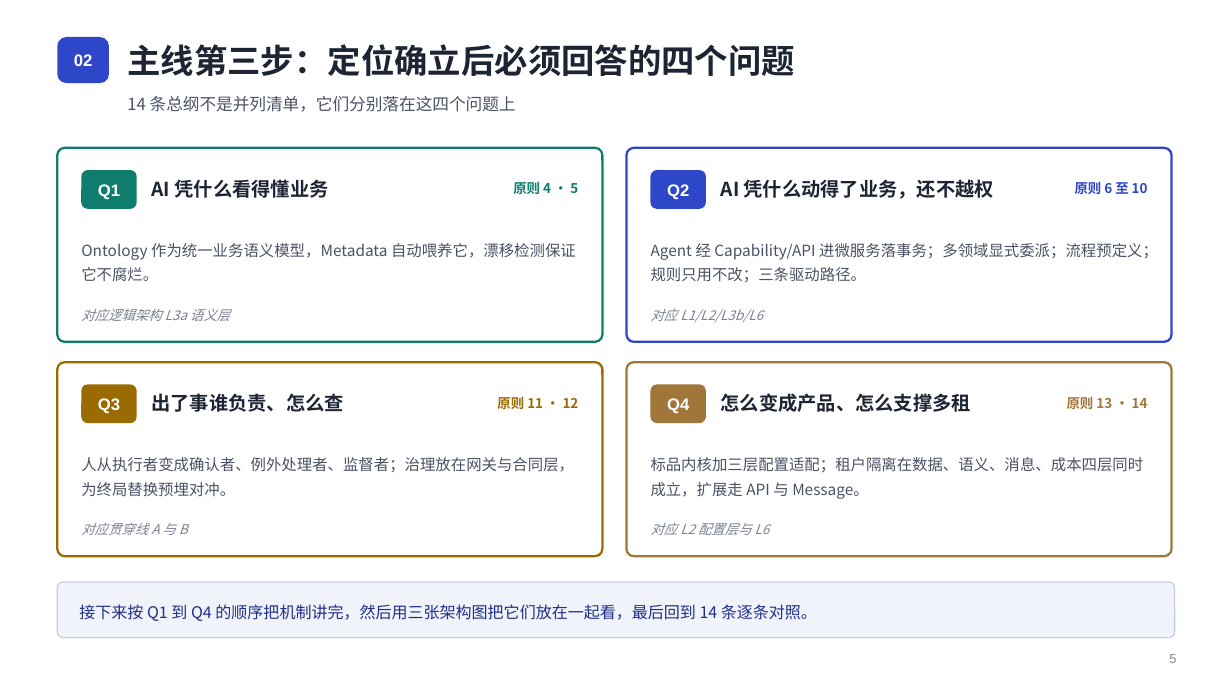
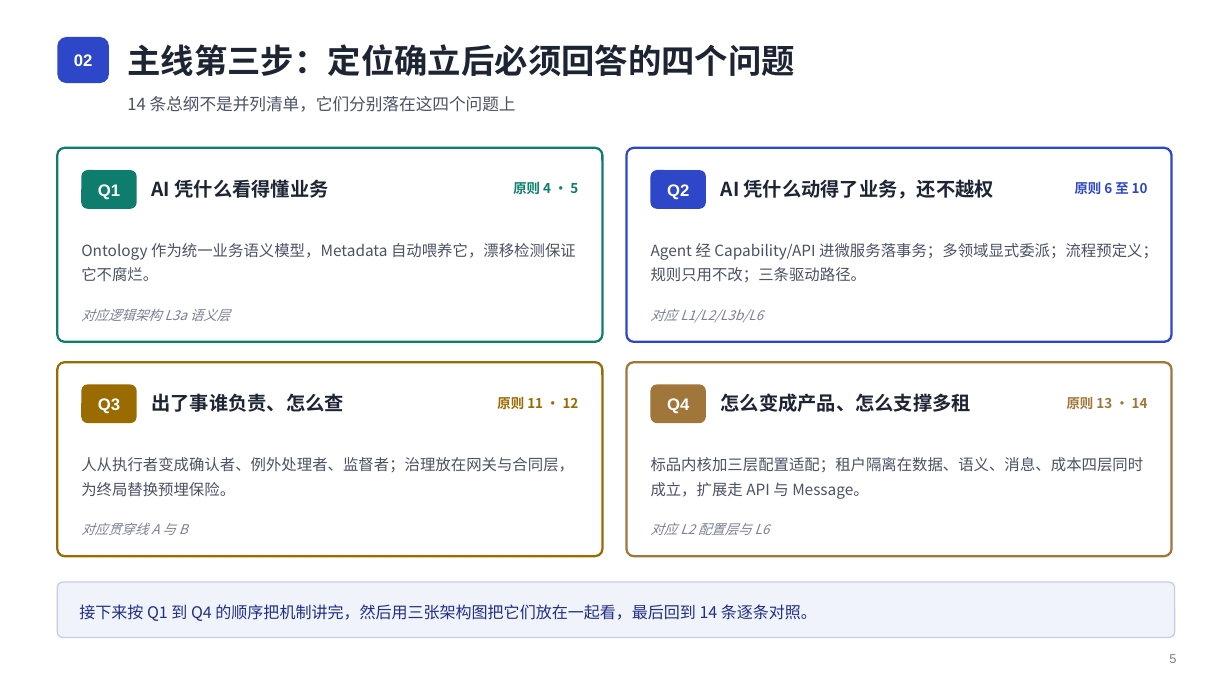
Before and after one commit to xiaohanarch/ERP-AI, a slide deck: slide 6 of docs/ERP-AI-L1参考架构-汇报版.pptx. Drawn at 1232x693 pixels with LibreOffice and Linux fonts; fonts in the diff are those of the drawing. Boxes give left, top, right and bottom in pixels: in the first picture for what was removed or moved away, otherwise in the second. Text is boxed around its words. In the diff, an @@ line names an element or a change of style, - is before the commit and + after.

Commit message:
docs: intro_v2 与汇报 PPT 黑话清理 —— 张力/口径/平价/对冲等 10 类术语换大白话
读者反馈「张力、口径这类词看不懂」，全文（HTML + PPT 31 页 + 两处源码注释
引用）统一替换为直白说法：

- 张力/张力点 → 冲突点（标题改「四个互相打架、需要表态的冲突点」）
- 口径 → 按语义拆分：权限标准 / 定义 / 定义层 / 与页面一致 /
  三个入口对照（三口径）/ 自动对账（口径互证）/ 含义（字段口径）等
- 平价 → 一致（权限平价测试 → 权限一致性测试；Java 注释同步改写）
- 对冲 → 保险（预埋对冲 → 预埋保险；替换的对冲 → 给终局替换留的保险）
- 锚点 → 基准（评测锚点 → 评测基准；版本锚点 → 版本标识；
  锚定 → 断言/锁定/引用 按语境）
- 收口 → 统一由网关接管；标的 → 示例；扇出 → 对外分发

统计：HTML 127 处（含跨标签隔断检查清零）、PPT 40 个文本 run
（XML 良构 + zip 完整性校验通过）；同步两处被文档引用的源码注释
（PermissionService.java 平价措辞、questions-capability.yaml 锚点用例）
保持文档引用与代码一致（均为注释行，无行为变更）

```diff
--- a/docs/ERP-AI-L1参考架构-汇报版.pptx
+++ b/docs/ERP-AI-L1参考架构-汇报版.pptx
@@ text at (81, 457, 574, 497): text changed @@
-人从执行者变成确认者、例外处理者、监督者；治理放在网关与合同层，为终局替换预埋对冲。
+人从执行者变成确认者、例外处理者、监督者；治理放在网关与合同层，为终局替换预埋保险。
```
Also in this commit, not shown: 21 other slides changed, 3 other files.
